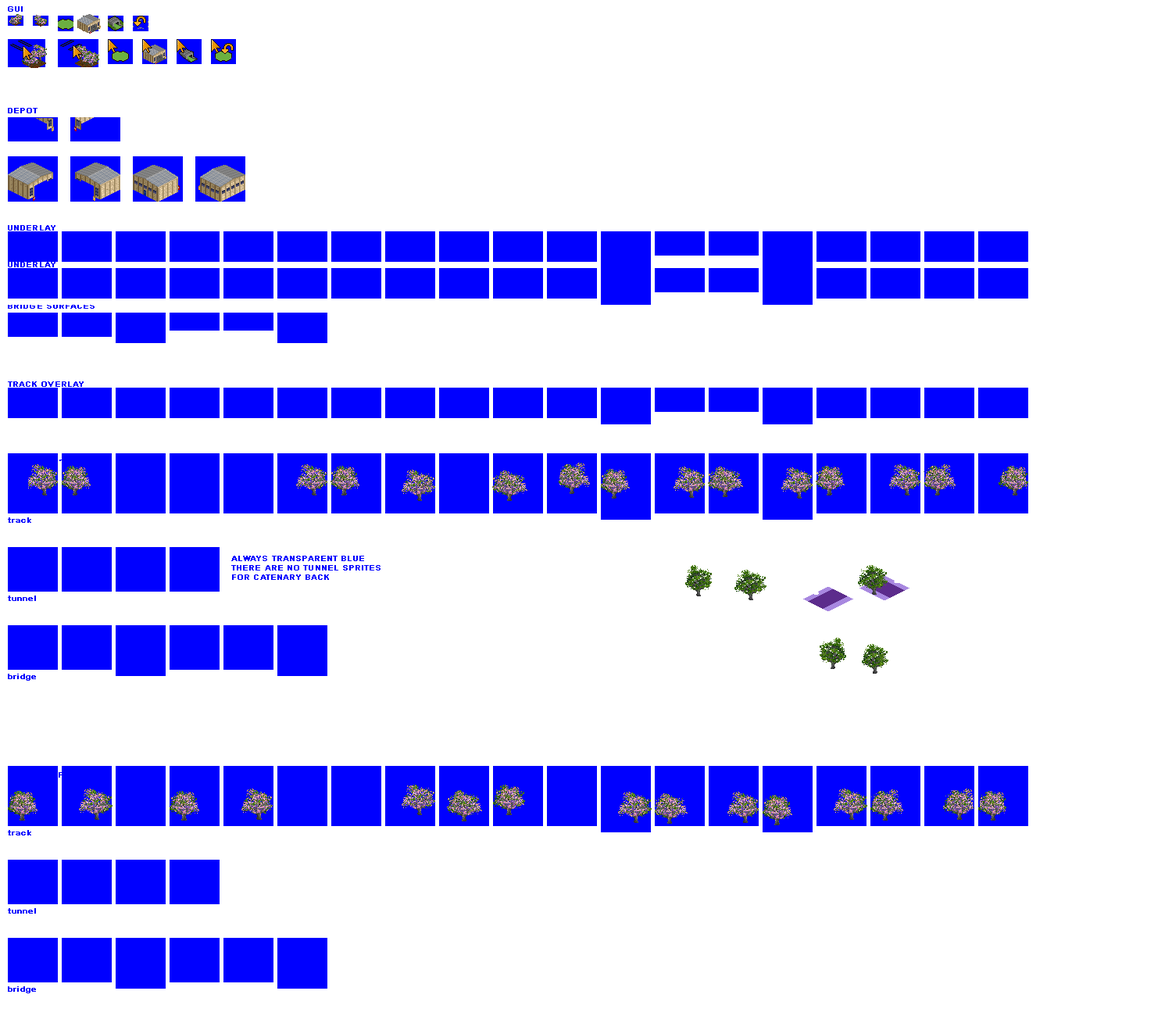
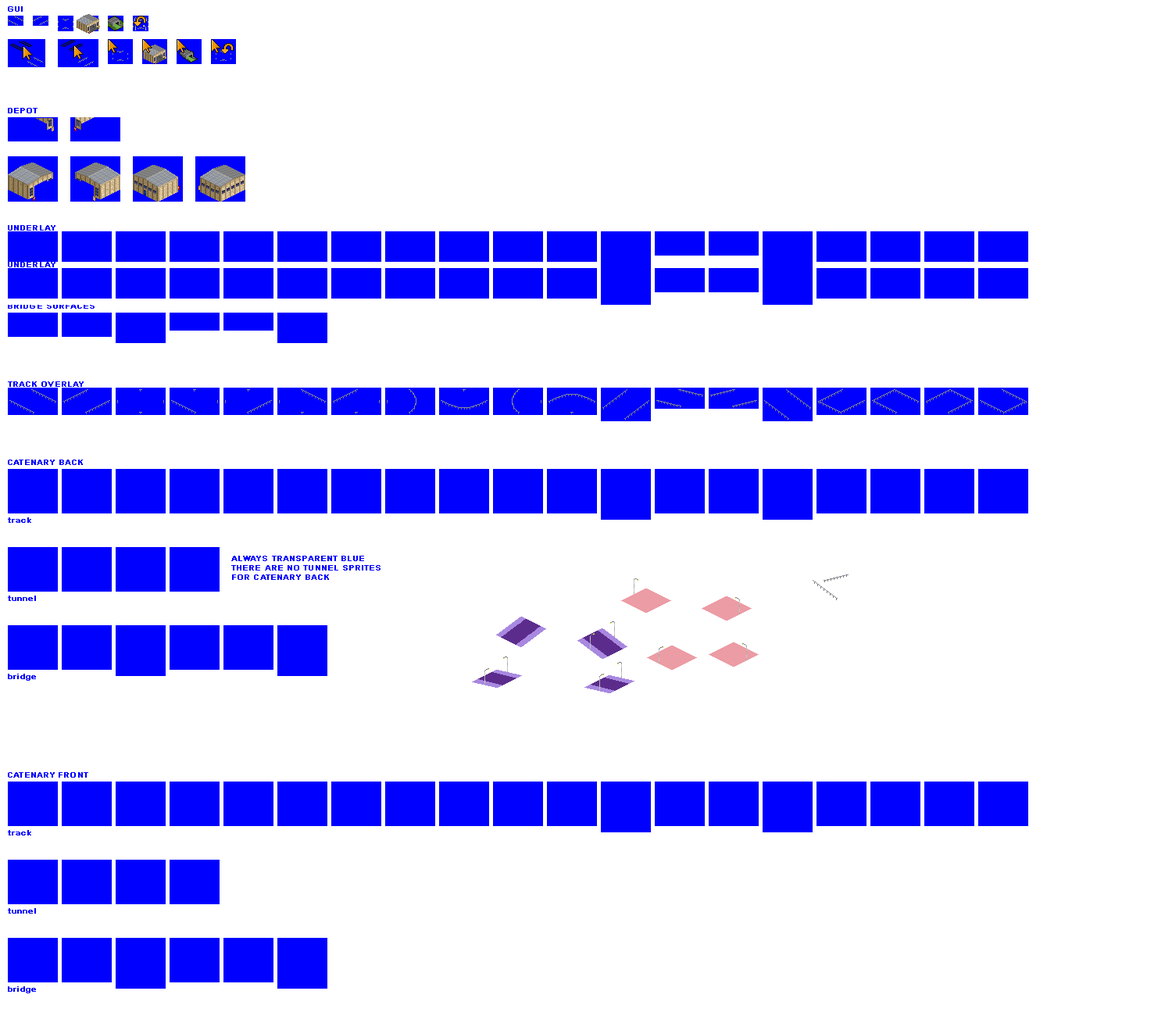
Layered file, before and after one edit (1172x1016). Changes by layer:
renamed "TREE_2" to "TREE_3", hid it, painted on it over left=7, top=14, right=1029, bottom=826
showed "MEDO", painted on it over left=7, top=14, right=1029, bottom=826
added layer "LAMP" above "MEMP" over left=7, top=14, right=1029, bottom=826
painted on "Background" over left=10, top=15, right=1021, bottom=826
